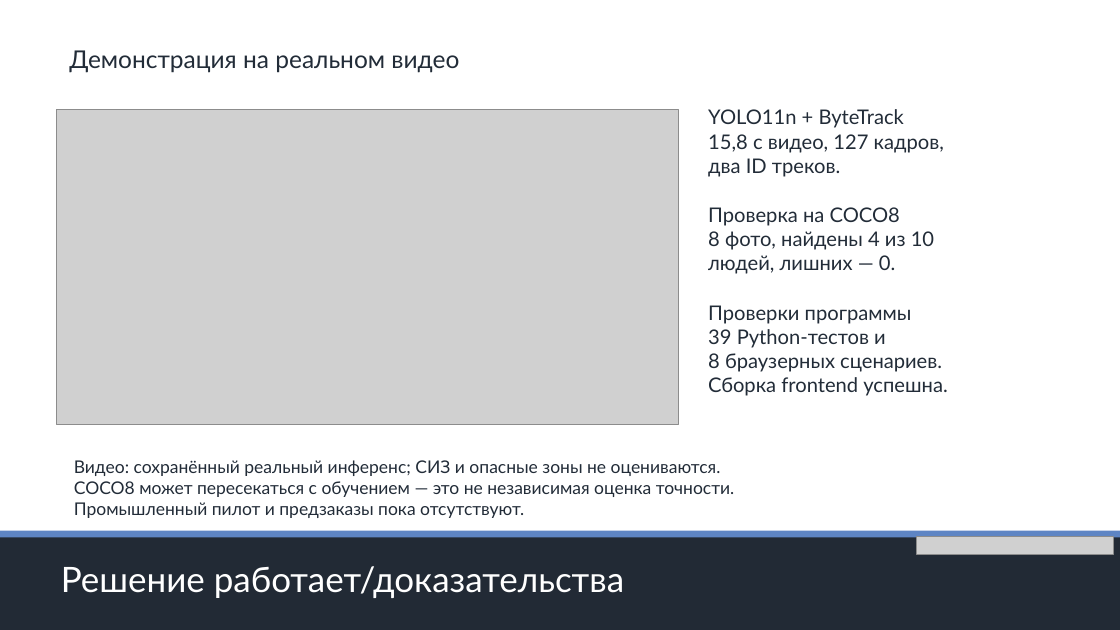
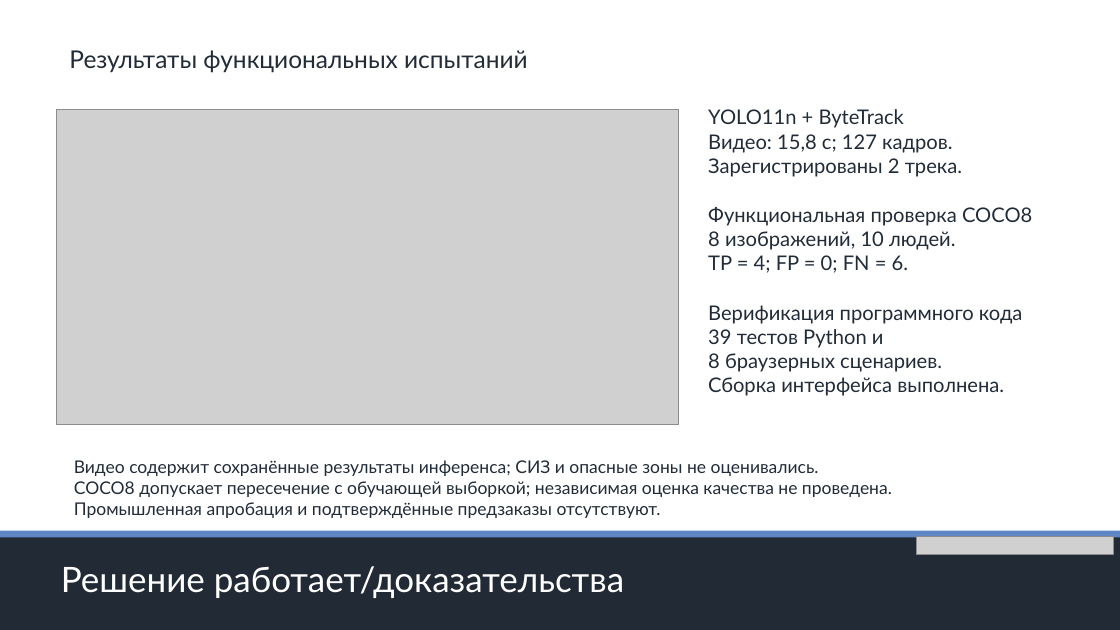
Before and after one commit to youngboy04/hse-ai-video, a slide deck: slide 12 of submission/HSE_AI_Video.pptx. Drawn at 1120x630 pixels with LibreOffice and Linux fonts; fonts in the diff are those of the drawing; grey boxes stand for pictures. Boxes give left, top, right and bottom in pixels: in the first picture for what was removed or moved away, otherwise in the second. Text is boxed around its words. In the diff, an @@ line names an element or a change of style, - is before the commit and + after.

```diff
--- a/submission/HSE_AI_Video.pptx
+++ b/submission/HSE_AI_Video.pptx
@@ text at (69, 50, 528, 73): text changed @@
-Демонстрация на реальном видео
+Результаты функциональных испытаний
@@ text at (708, 134, 1032, 348): text changed @@
-15,8 с видео, 127 кадров,
-два ID треков.
-Проверка на COCO8
-8 фото, найдены 4 из 10
-людей, лишних — 0.
-Проверки программы
-39 Python-тестов и
+Видео: 15,8 с; 127 кадров.
+Зарегистрированы 2 трека.
+Функциональная проверка COCO8
+8 изображений, 10 людей.
+TP = 4; FP = 0; FN = 6.
+Верификация программного кода
+39 тестов Python и
@@ text at (708, 377, 1004, 396): text changed @@
-Сборка frontend успешна.
+Сборка интерфейса выполнена.
@@ text at (74, 460, 892, 518): text changed @@
-Видео: сохранённый реальный инференс; СИЗ и опасные зоны не оцениваются.
-COCO8 может пересекаться с обучением — это не независимая оценка точности.
-Промышленный пилот и предзаказы пока отсутствуют.
+Видео содержит сохранённые результаты инференса; СИЗ и опасные зоны не оценивались.
+COCO8 допускает пересечение с обучающей выборкой; независимая оценка качества не проведена.
+Промышленная апробация и подтверждённые предзаказы отсутствуют.
```
Also in this commit, not shown: 13 other slides changed, 4 other files.
